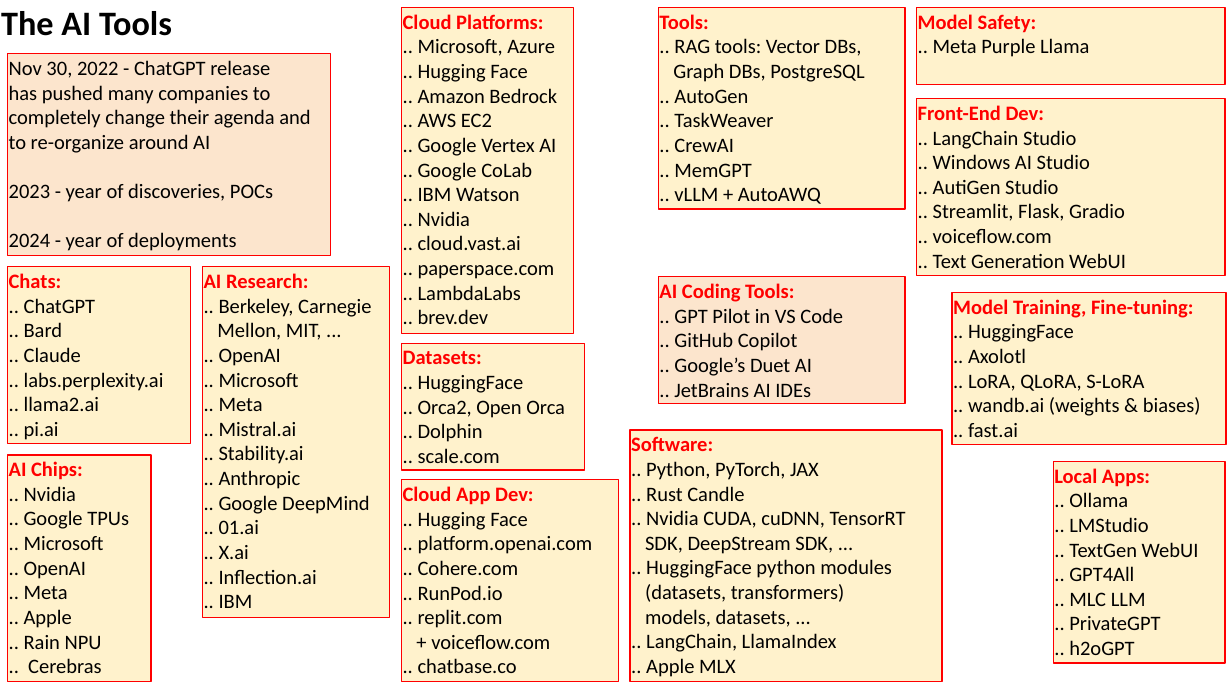
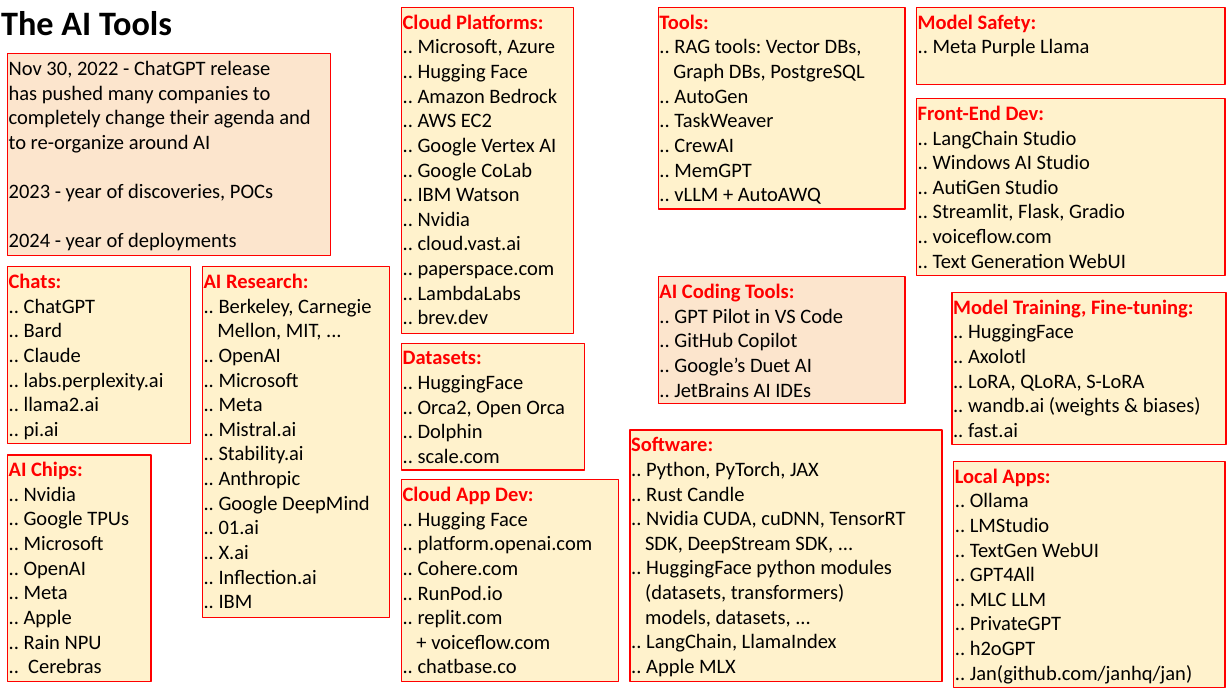
Before and after one commit to lselector/ai, a slide deck: slide 1 of AI-tools.pptx. Drawn at 1232x693 pixels with LibreOffice and Linux fonts; fonts in the diff are those of the drawing. Boxes give left, top, right and bottom in pixels: in the first picture for what was removed or moved away, otherwise in the second. Text is boxed around its words. In the diff, an @@ line names an element or a change of style, - is before the commit and + after.

```diff
--- a/AI-tools.pptx
+++ b/AI-tools.pptx
@@ rectangle "Local Apps:": place and size @@
-rectangle "Local Apps:" at (1053, 462, 1225, 664)
+rectangle "Local Apps:" at (954, 462, 1225, 689)
@@ text in rectangle at (970, 665, 1192, 684): paragraph added @@
+.. Jan(github.com/janhq/jan)
```
Also in this commit, not shown: 2 other files.
